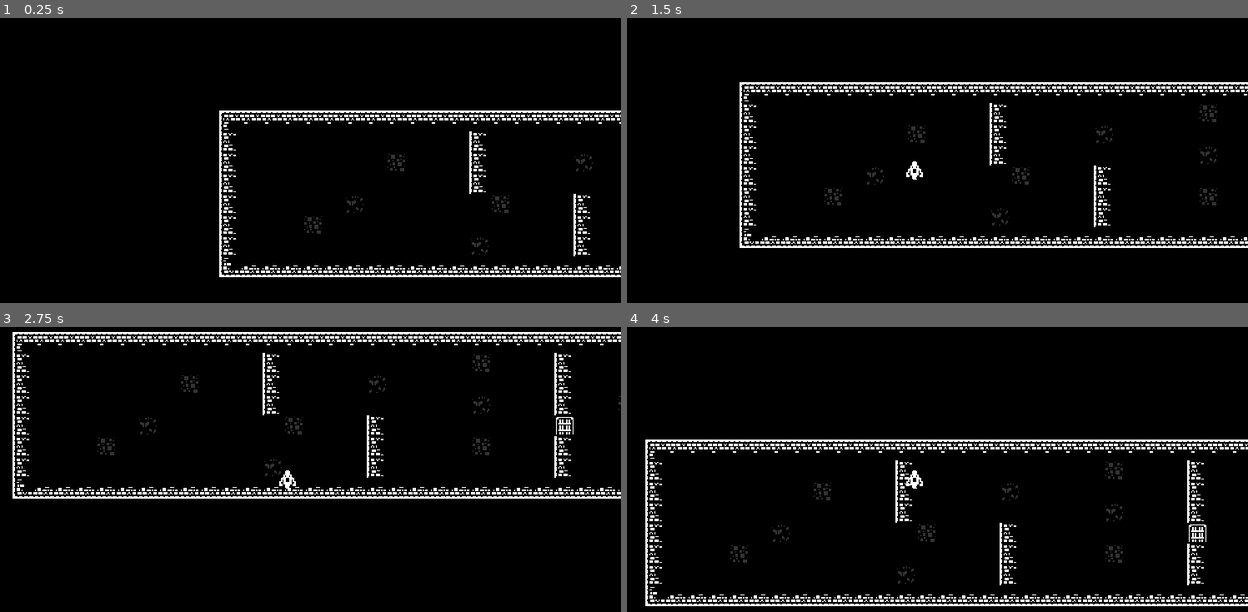
Above: before the commit, frames 1-4 (two rows, left to right).
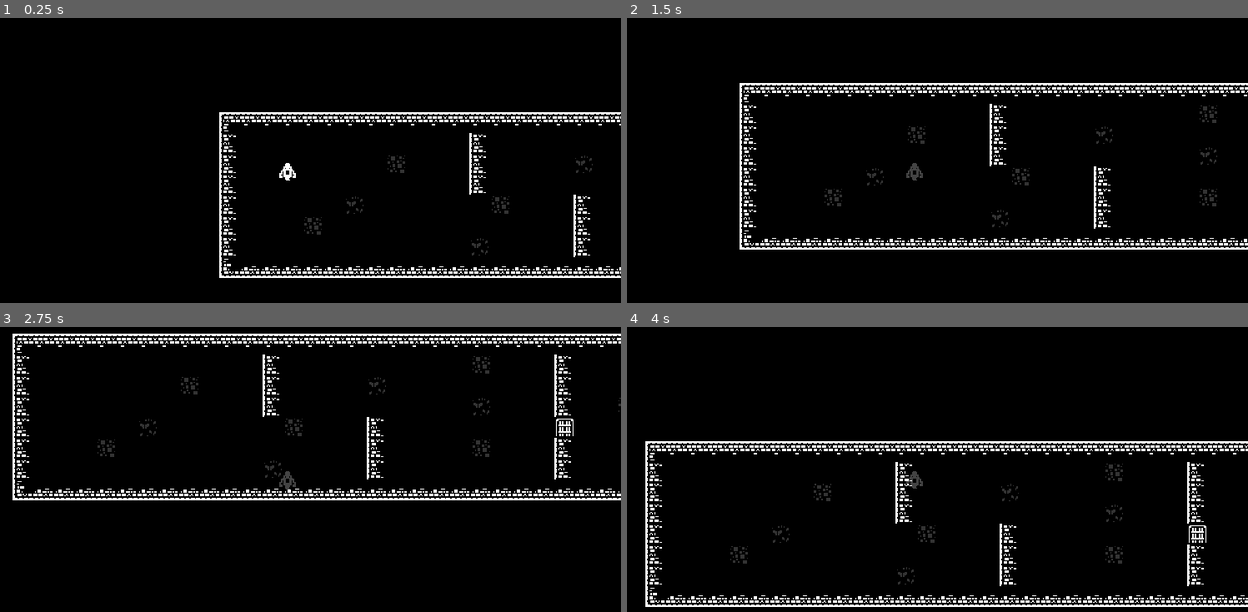
Above: after the commit, the same moments.

Repository: skarnl/miziziz-game-jam-2020
Game: Godot game, scene res://game/game.tscn
Same seed, same stepped clock (60 frames per second), same inputs: the game is played once before the commit and once after it. Sound files missing from this copy of the repository are replaced by a short silence.
Inputs:
- Up to frame 1 (0.25 s): no input
- Up to frame 2 (1.5 s): tap Enter at 0.5 s; hold Right (ui_right) 0.53-1.28 s; hold Space (attack) 0.53-1.28 s; hold Down (ui_down) from 1.28 s (still down); tap E (possess) at 1.35 s
- Up to frame 3 (2.75 s): release Down (ui_down) at 2.03 s; hold Right (ui_right) from 2.03 s (still down); hold Space (attack) from 2.03 s (still down)
- Up to frame 4 (4 s): release Right (ui_right) at 2.78 s; release Space (attack) at 2.78 s; hold Up (ui_up) 2.78-3.53 s; tap E (possess) at 2.85 s; hold Left (ui_left) from 3.53 s (still down); hold Space (attack) from 3.53 s (still down)

The runs differ from the first frame. In frame 1, 3.6% of the frame differs, in the area x 35-100%, y 32-92%; in frame 2, 4.3%; in frame 3, 6.9%, in the area x 2-100%, y 1-61%; in frame 4, 5.3%.

Commit message:
Add move animation for ghost

Diff:
--- a/entities/ghost/ghost.gd
+++ b/entities/ghost/ghost.gd
@@ -15,6 +15,7 @@
 	input_vector = input_vector.normalized()
 
 	if input_vector != Vector2.ZERO:
+		$AnimationPlayer.play('move')
 		velocity = input_vector * MAX_SPEED
 	else:
 		velocity = Vector2.ZERO
@@ -27,6 +28,10 @@
 
 	$AnimationPlayer.play('spawn')
 	Audioplayer.play('spawn')
+
+	yield($AnimationPlayer, 'animation_finished')
+
+	$AnimationPlayer.play('move')
 
 func possess_start(targetPosition):
 	$Tween.interpolate_property(self, 'position', position, targetPosition, 0.3, Tween.TRANS_SINE, Tween.EASE_IN_OUT)
--- a/entities/ghost/ghost.tscn
+++ b/entities/ghost/ghost.tscn
@@ -7,8 +7,23 @@
 radius = 5.99349
 height = 0.0
 
-[sub_resource type="Animation" id=2]
-resource_name = "spawn"
+[sub_resource type="Animation" id=4]
+resource_name = "move"
+loop = true
+tracks/0/type = "value"
+tracks/0/path = NodePath("Sprite:position")
+tracks/0/interp = 1
+tracks/0/loop_wrap = true
+tracks/0/imported = false
+tracks/0/enabled = true
+tracks/0/keys = {
+"times": PoolRealArray( 0, 0.5 ),
+"transitions": PoolRealArray( 1, 1 ),
+"update": 0,
+"values": [ Vector2( 0, 0 ), Vector2( 0, -1 ) ]
+}
+
+[sub_resource type="Animation" id=3]
 tracks/0/type = "value"
 tracks/0/path = NodePath("Sprite:modulate")
 tracks/0/interp = 1
@@ -29,7 +44,6 @@
 script = ExtResource( 2 )
 
 [node name="Sprite" type="Sprite" parent="."]
-modulate = Color( 1, 1, 1, 0 )
 texture = ExtResource( 1 )
 region_enabled = true
 region_rect = Rect2( 440, 100, 20, 20 )
@@ -41,7 +55,9 @@
 shape = SubResource( 1 )
 
 [node name="AnimationPlayer" type="AnimationPlayer" parent="."]
-anims/spawn = SubResource( 2 )
+anims/move = SubResource( 4 )
+anims/spawn = SubResource( 3 )
 
 [node name="Camera2D" type="Camera2D" parent="."]
+position = Vector2( 0, -1 )
 current = true
Not shown: 1 places in entities/ghost/ghost.tscn that only renumber resources
